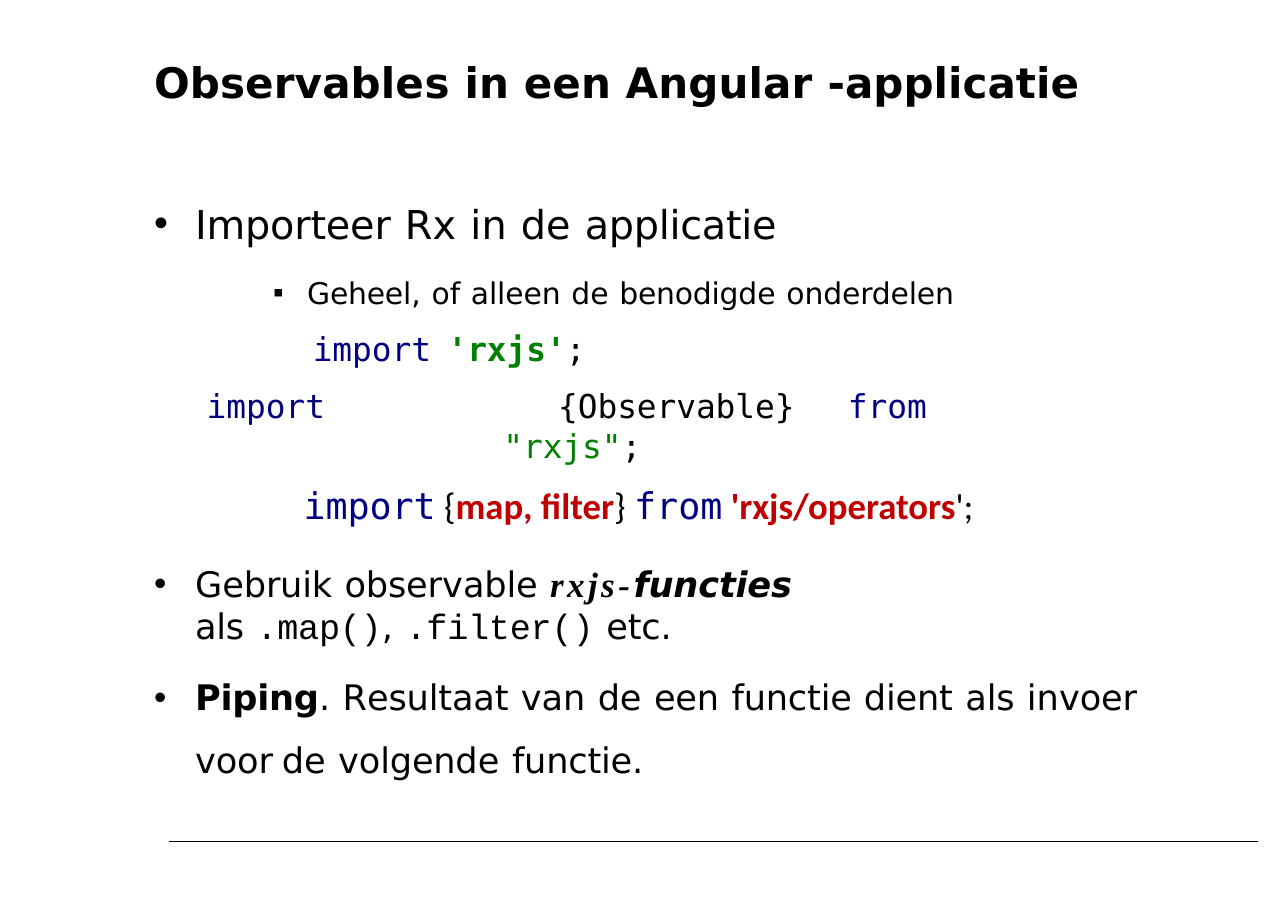
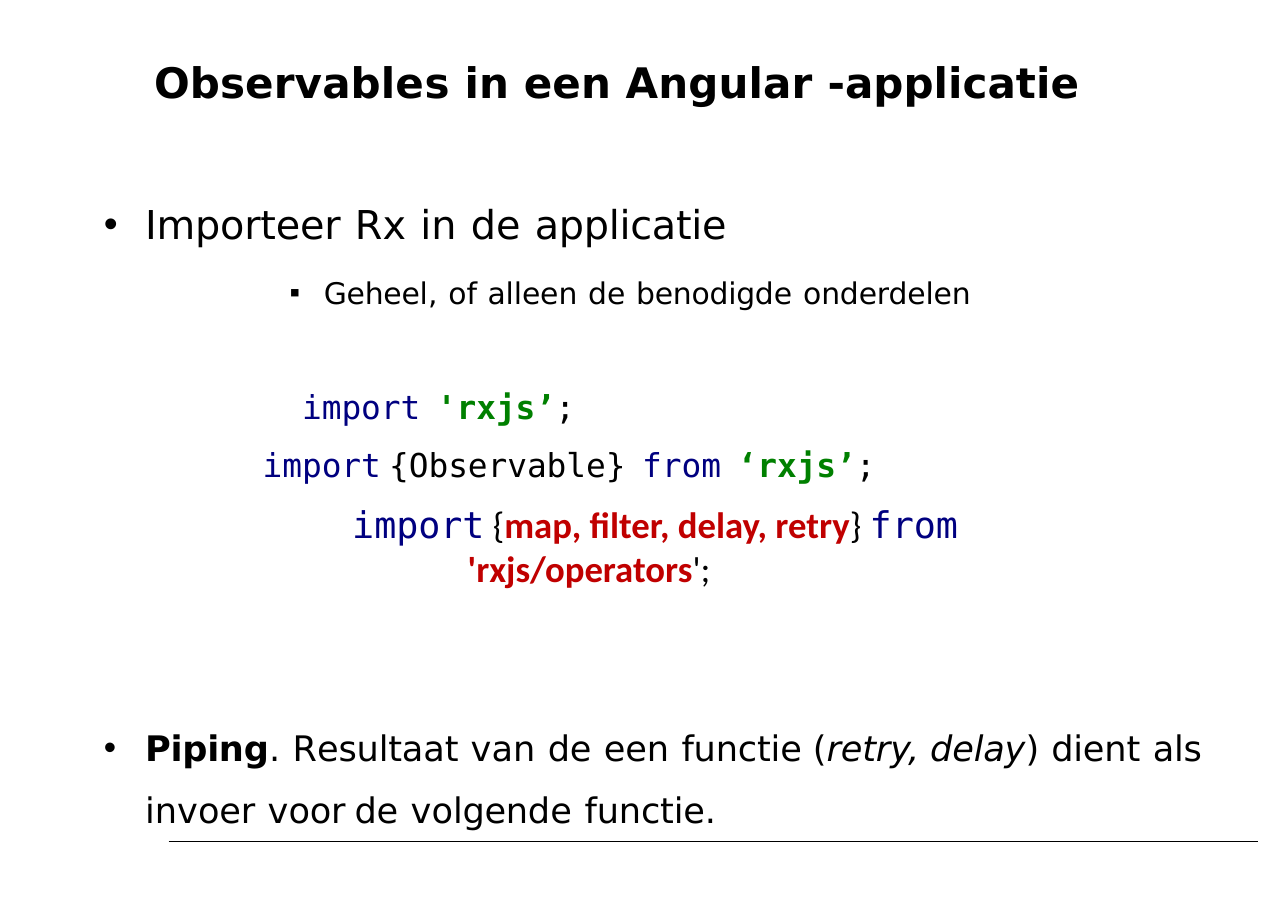
Before and after one commit to petereijgermans11/workshop-angular7, a slide deck: slide 33 of PPT/03- Angular Service.pptx. Drawn at 1288x911 pixels with LibreOffice and Linux fonts; fonts in the diff are those of the drawing. Boxes give left, top, right and bottom in pixels: in the first picture for what was removed or moved away, otherwise in the second. Text is boxed around its words. In the diff, an @@ line names an element or a change of style, - is before the commit and + after.

```diff
--- a/PPT/03- Angular Service.pptx
+++ b/PPT/03- Angular Service.pptx
@@ text "Importeer Rx in de applicatie": place and size @@
-text "Importeer Rx in de applicatie" at [195,208,1137,781]
+text "Importeer Rx in de applicatie" at [145,208,1202,831]
@@ text at [145,392,1202,831]: text changed @@
-import 'rxjs';
-import {Observable} from "rxjs";
-import {map, filter} from 'rxjs/operators';
-• Gebruik observable rxjs-functies als .map(), .filter() etc.
-• Piping. Resultaat van de een functie dient als invoer voor de volgende functie.
+import 'rxjs’;
+import {Observable} from ‘rxjs’;
+import {map, filter, delay, retry} from 'rxjs/operators';
+• Piping. Resultaat van de een functie (retry, delay) dient als invoer voor de volgende functie.
```
Also in this commit, not shown: 8 other slides changed, 1 slide removed, 6 other files.
